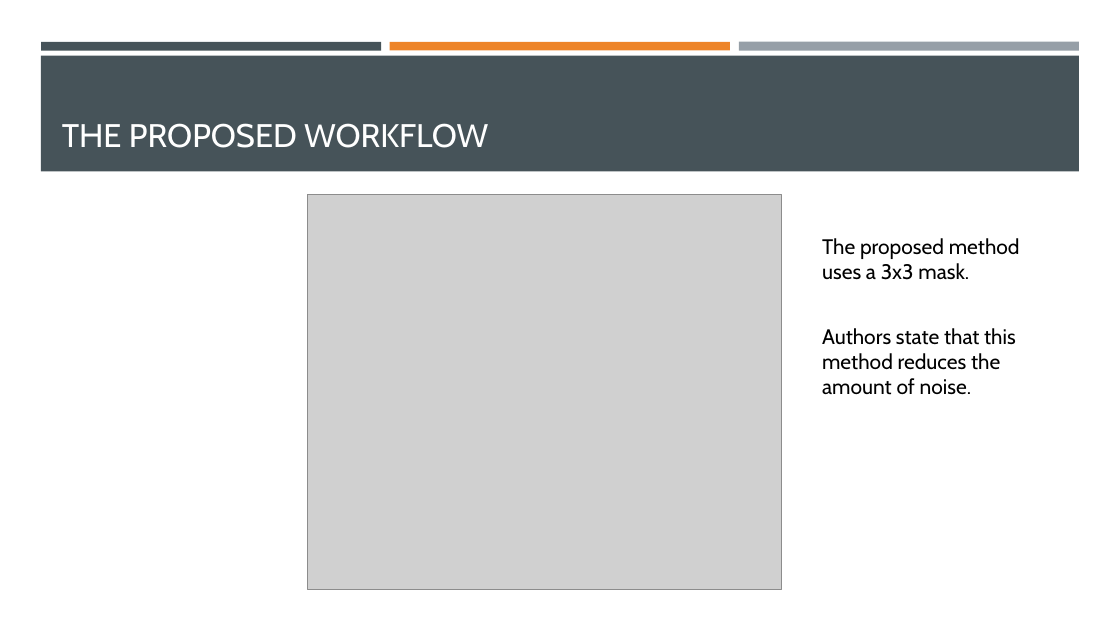
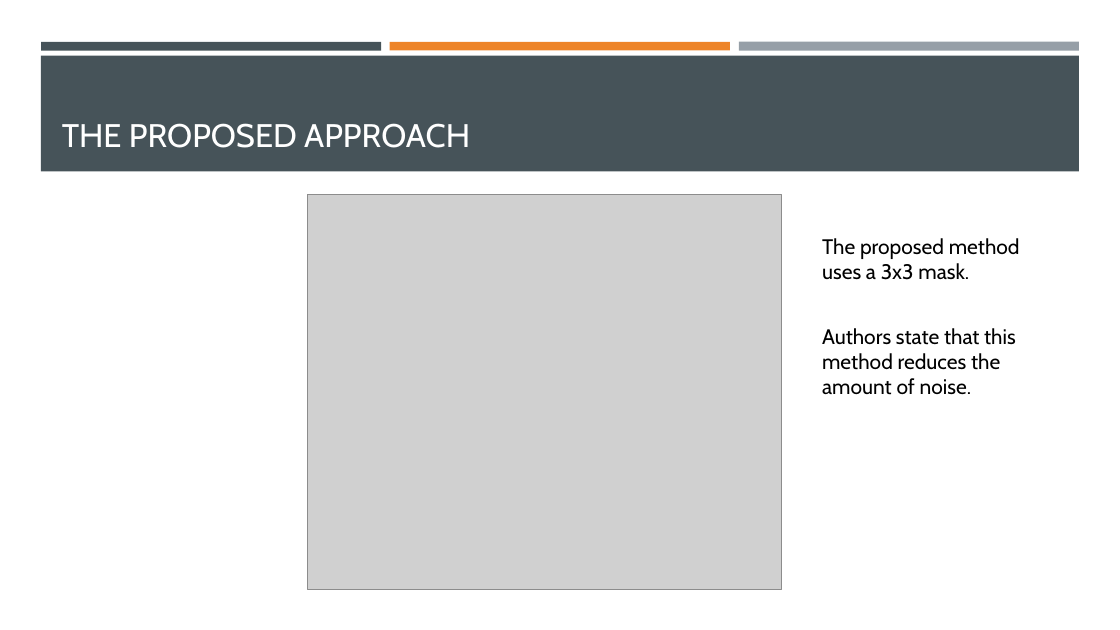
Before and after one commit to cyearsley/cs6680-DCCSUATFIS, a slide deck: slide 4 of Detecting Cracks in Concrete Structures Using Adaptive Thresholding.pptx (slide 2 before the commit). Drawn at 1120x630 pixels with LibreOffice and Linux fonts; fonts in the diff are those of the drawing; grey boxes stand for pictures. Boxes give left, top, right and bottom in pixels: in the first picture for what was removed or moved away, otherwise in the second. Text is boxed around its words. In the diff, an @@ line names an element or a change of style, - is before the commit and + after.

```diff
--- a/Detecting Cracks in Concrete Structures Using Adaptive Thresholding.pptx
+++ b/Detecting Cracks in Concrete Structures Using Adaptive Thresholding.pptx
@@ title at [62,123,470,148]: text changed @@
-THE PROPOSED WORKFLOW
+THE PROPOSED APPROACH
```
Also in this commit, not shown: 2 slides added, 1 other file.
